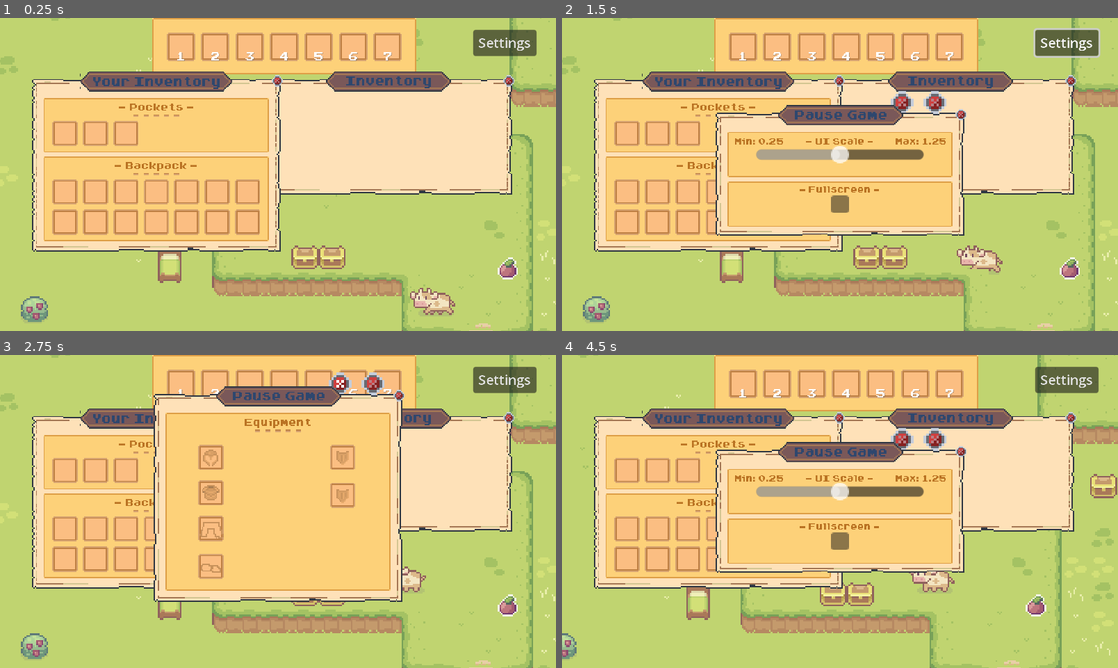
Above: before the commit, frames 1-4 (two rows, left to right).
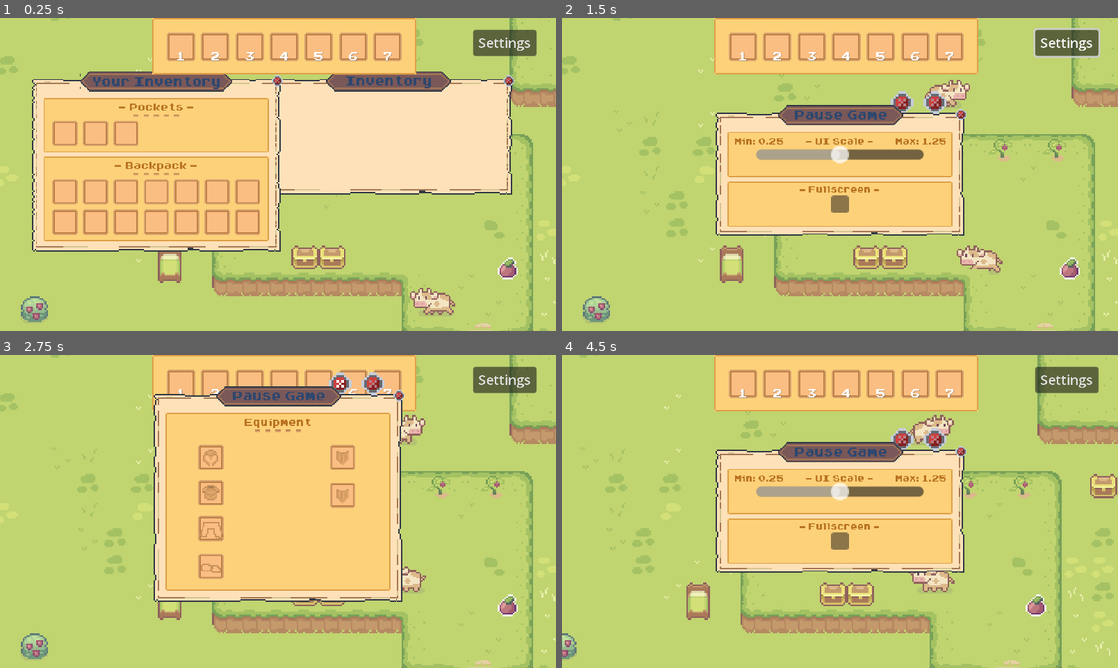
Above: after the commit, the same moments.

Repository: kawaiibats/tacobat
Game: Godot game, scene res://scenes/master.tscn
Two runs of this game, one before a commit and one after it. Both use one fixed random seed, a clock stepped at 60 frames per second and the inputs below. Sound files missing from this copy of the repository are replaced by a short silence.
Inputs (mouse positions are in pixels of both pictures, inside the frame that each line leads up to):
- Up to frame 1 (0.25 s): no input
- Up to frame 2 (1.5 s): click "Settings" at 0.5 s; drag from (595, 309) to (840, 174) at 1.27 s
- Up to frame 3 (2.75 s): click (339, 439) at 2 s
- Up to frame 4 (4.5 s): click (934, 383) at 2.75 s; drag from (745, 383) to (840, 511) at 3.52 s; tap Enter at 4.25 s; move the mouse to (778, 383) at 4.27 s; press the mouse at (778, 383) at 4.28 s; hold D (right) from 4.28 s (still down)

The runs differ from the first frame. In frame 1, 0.2% of the frame differs, in the area x 27-75%, y 17-18%; in frame 2, 25%, in the area x 5-93%, y 17-75%; in frame 3, 20%; in frame 4, 25%.

Commit message:
gui QoL
Draggable windows reorder themselves (the two of them)

Pressing escape opens the pause menu and will now also closes out temporary windows

Diff:
--- a/components/managers/inventory_manager.gd
+++ b/components/managers/inventory_manager.gd
@@ -81,7 +81,6 @@
 
 		# without the wait, the click input executes before the item is even in hand, making tracking it to cursor impossible
 		if !item_in_hand:
-			print("No item in hand")
 			await get_tree().create_timer(0.01).timeout
 
 		if ((event is InputEventMouseMotion) or (event is InputEventMouseButton)) and item_in_hand:
--- a/levels/level.gd
+++ b/levels/level.gd
@@ -247,8 +247,9 @@
 
 
 
-# TIMEMARCH - activates in visited levels at the beginning morning (excluding first morning)
+# TIMEMARCH - activates in visited levels at the beginning of every morning and night (excluding first morning)
 # Essentially is a weaker genesis that replenishes forages over time
+# Only affects previously visited levels
 func timemarch():
 	pass
 
--- a/scenes/master.tscn
+++ b/scenes/master.tscn
@@ -73,17 +73,8 @@
 top_level = true
 layout_mode = 1
 scale = Vector2(0.75, 0.75)
-
-[node name="hotbar" parent="ui/ui_container/windows" instance=ExtResource("7_raxsw")]
-layout_mode = 1
-anchors_preset = -1
-anchor_left = 0.512
-anchor_right = 0.512
-offset_left = -92.024
-offset_right = 91.976
-scale = Vector2(0.85, 0.85)
-pivot_offset = Vector2(92, 0)
-hotbarSize = 7
+quick_inventory_path = NodePath("../quick_inventory_player")
+container_path = NodePath("../inventory_container")
 
 [node name="inventory_container" parent="ui/ui_container/windows" instance=ExtResource("3_bsu4f")]
 layout_mode = 1
@@ -109,6 +100,17 @@
 offset_bottom = 23.0
 scale = Vector2(0.75, 0.75)
 item_info_path = NodePath("../../item_info")
+
+[node name="hotbar" parent="ui/ui_container/windows" instance=ExtResource("7_raxsw")]
+layout_mode = 1
+anchors_preset = -1
+anchor_left = 0.512
+anchor_right = 0.512
+offset_left = -92.024
+offset_right = 91.976
+scale = Vector2(0.85, 0.85)
+pivot_offset = Vector2(92, 0)
+hotbarSize = 7
 
 [node name="buttons" type="Control" parent="ui/ui_container"]
 layout_mode = 3
--- a/ui/draggable_control.gd
+++ b/ui/draggable_control.gd
@@ -15,6 +15,9 @@
 
 func _input( event ):
 	if event is InputEventMouseMotion and dragging:
+		print("DEBUG: ", get_parent().get_children())
+
+		get_parent().move_child(self, 2)
 		set_pos( event.position - offset )
 
 
--- a/ui/settings.gd
+++ b/ui/settings.gd
@@ -1,4 +1,15 @@
 extends Scale_Control
+
+
+
+# other windows for closing
+
+@export var quick_inventory_path: NodePath
+@onready var quick_inventory = get_node(quick_inventory_path)
+
+@export var container_path: NodePath
+@onready var container = get_node(container_path)
+
 
 
 
@@ -57,6 +68,8 @@
 		hide()
 	else:
 		print("showme")
+		quick_inventory.hide()
+		container.hide()
 		show()
 
 
